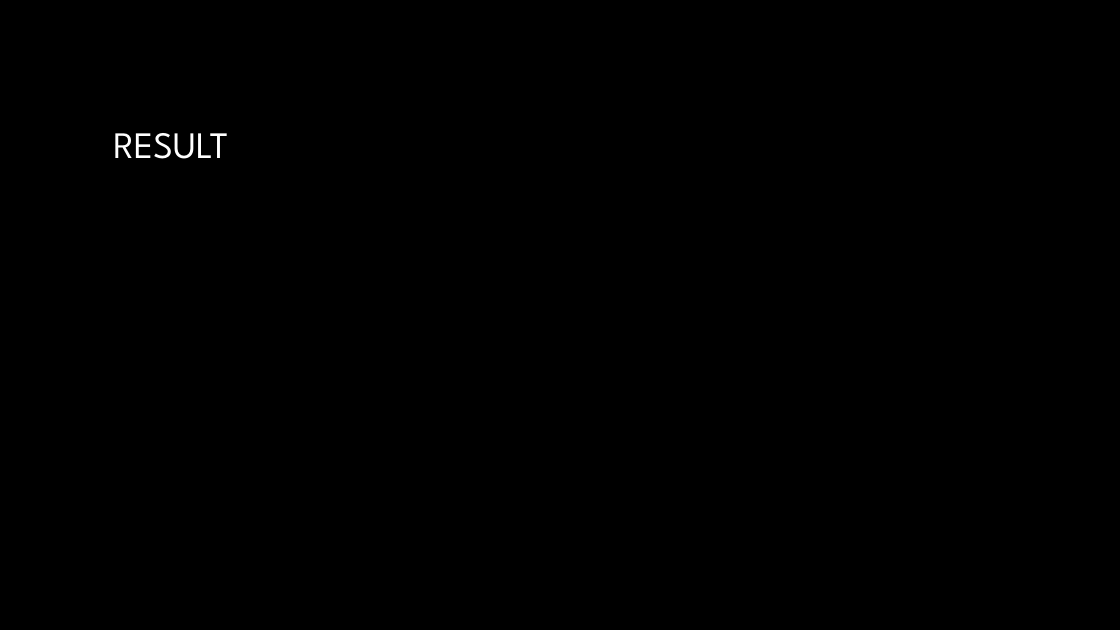
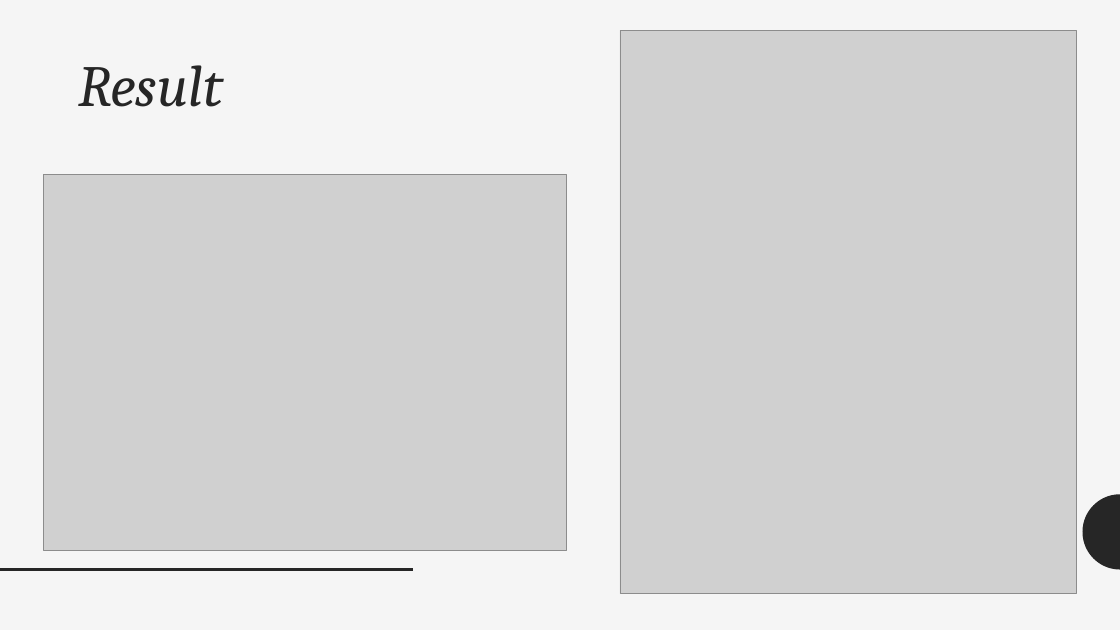
Before and after one commit to kpuryear/Puryear_Metis, a slide deck: slide 11 of Project2/Project2_Powerpoint.pptx (slide 8 before the commit). Drawn at 1120x630 pixels with LibreOffice and Linux fonts; fonts in the diff are those of the drawing; grey boxes stand for pictures; background and template pictures are left out. Boxes give left, top, right and bottom in pixels: in the first picture for what was removed or moved away, otherwise in the second. Text is boxed around its words. In the diff, an @@ line names an element or a change of style, - is before the commit and + after.

```diff
--- a/Project2/Project2_Powerpoint.pptx
+++ b/Project2/Project2_Powerpoint.pptx
@@ background picture (left out) to #F5F5F5 @@
@@ title "Result" at (78,65,222,107): vertical alignment middle to top @@
@@ picture added at (620,30,1077,594) @@
@@ title at (78,65,222,107): text changed; size 32 to 50 pt; font League Spartan to Cambria; text colour gradient #FFFFFF to #A6A6A6 to #262626; italic on @@
-RESULT
+Result
@@ picture added at (44,175,566,550) @@
@@ freeform shape added at (1083,494,1120,570), fill #262626 @@
@@ line added from (0, 570) to (413, 570), #262626 2 pt @@
```
Also in this commit, not shown: 8 other slides changed, 5 slides added, 5 other files.
